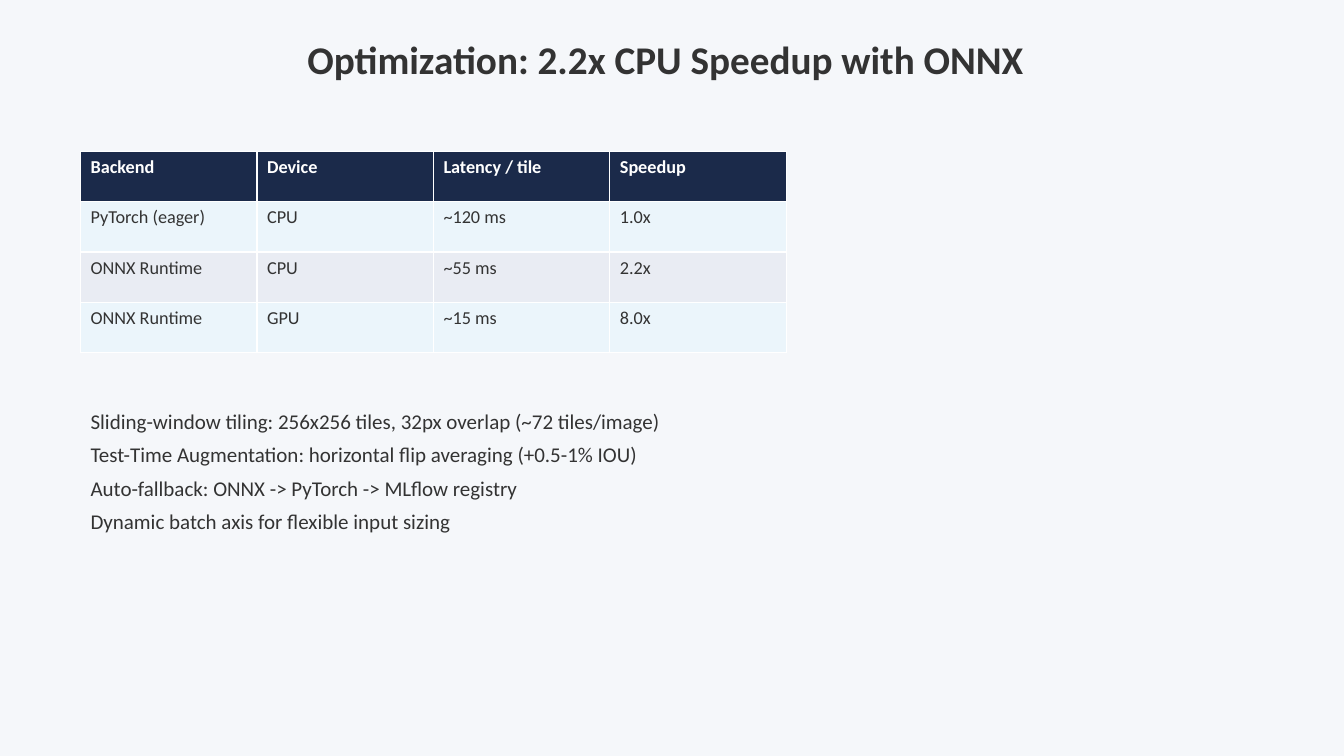
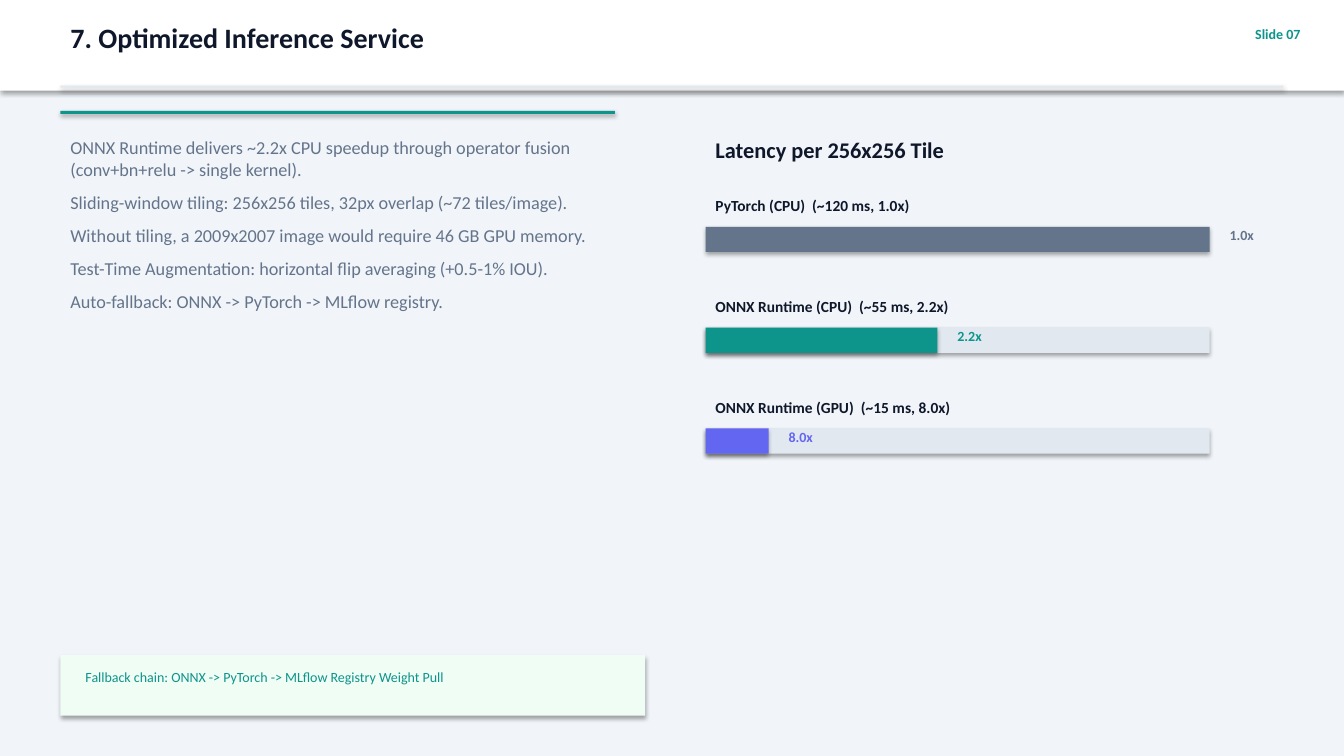
Before and after one commit to Angelgupta13/water-segementation, a slide deck: slide 7 of presentation.pptx (slide 5 before the commit). Drawn at 1344x756 pixels with LibreOffice and Linux fonts; fonts in the diff are those of the drawing. Boxes give left, top, right and bottom in pixels: in the first picture for what was removed or moved away, otherwise in the second. Text is boxed around its words. In the diff, an @@ line names an element or a change of style, - is before the commit and + after.

Commit message:
feat: professional 10-slide presentation with real EDA images, fix docker-compose healthcheck, update URLs

```diff
--- a/presentation.pptx
+++ b/presentation.pptx
@@ background #F5F7FA to #F1F5F9 @@
@@ rectangle added at [0,0,1344,91], fill #FFFFFF @@
@@ text added at [70,28,424,53], 20 pt, text #0F172A, bold @@
+7. Optimized Inference Service
@@ text added at [1255,29,1300,39], 10 pt, text #0D948B, bold @@
+Slide 07
@@ text removed at [307,46,1024,80] @@
-Optimization: 2.2x CPU Speedup with ONNX
@@ rectangle added at [60,86,1284,88], fill #E2E8F0 @@
@@ rectangle added at [60,111,615,114], fill #0D948B @@
@@ text at [70,141,586,311]: text changed; size 15 to 13 pt; text colour #333333 to #64748B @@
-Sliding-window tiling: 256x256 tiles, 32px overlap (~72 tiles/image)
-Test-Time Augmentation: horizontal flip averaging (+0.5-1% IOU)
-Auto-fallback: ONNX -> PyTorch -> MLflow registry
-Dynamic batch axis for flexible input sizing
+ONNX Runtime delivers ~2.2x CPU speedup through operator fusion (conv+bn+relu -> single kernel).
+Sliding-window tiling: 256x256 tiles, 32px overlap (~72 tiles/image).
+Without tiling, a 2009x2007 image would require 46 GB GPU memory.
+Test-Time Augmentation: horizontal flip averaging (+0.5-1% IOU).
+Auto-fallback: ONNX -> PyTorch -> MLflow registry.
@@ text added at [715,142,944,162], 16 pt, text #0F172A, bold @@
+Latency per 256x256 Tile
@@ table removed at [81,151,786,353], 4 rows, 4 columns @@
-Backend | Device | Latency / tile | Speedup
-PyTorch (eager) | CPU | ~120 ms | 1.0x
-ONNX Runtime | CPU | ~55 ms | 2.2x
-ONNX Runtime | GPU | ~15 ms | 8.0x
@@ text added at [715,200,910,214], 11 pt, text #0F172A, bold @@
+PyTorch (CPU) (~120 ms, 1.0x)
@@ rectangle added at [706,227,1210,252], fill #64748B @@
@@ text added at [1230,231,1254,240], 10 pt, text #64748B, bold @@
+1.0x
@@ rectangle added at [706,328,1210,353], fill #E2E8F0 @@
@@ rectangle added at [706,328,938,353], fill #0D948B @@
@@ text added at [715,301,949,314], 11 pt, text #0F172A, bold @@
+ONNX Runtime (CPU) (~55 ms, 2.2x)
@@ text added at [957,332,981,341], 10 pt, text #0D948B, bold @@
+2.2x
@@ text added at [715,401,951,415], 11 pt, text #0F172A, bold @@
+ONNX Runtime (GPU) (~15 ms, 8.0x)
@@ rectangle added at [706,429,1210,454], fill #E2E8F0 @@
@@ rectangle added at [706,429,768,454], fill #6366F1 @@
@@ text added at [789,432,813,442], 10 pt, text #6366F1, bold @@
+8.0x
@@ rectangle added at [60,655,645,716], fill #F0FDF4 @@
@@ text added at [85,672,444,685], 10 pt, text #0D948B @@
+Fallback chain: ONNX -> PyTorch -> MLflow Registry Weight Pull
```
Also in this commit, not shown: 6 other slides changed, 3 slides added, 1 slide removed, 4 other files.
